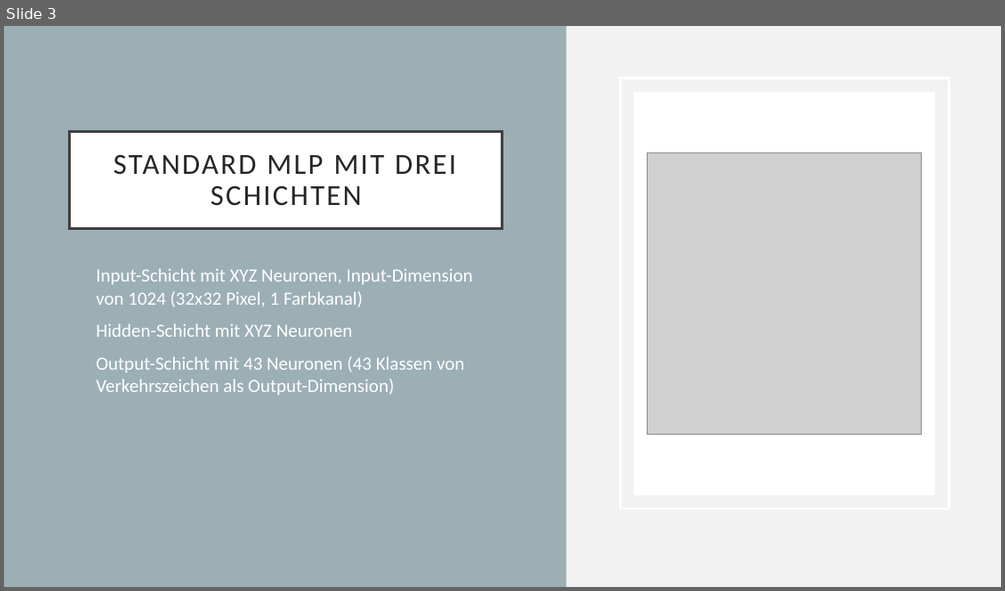
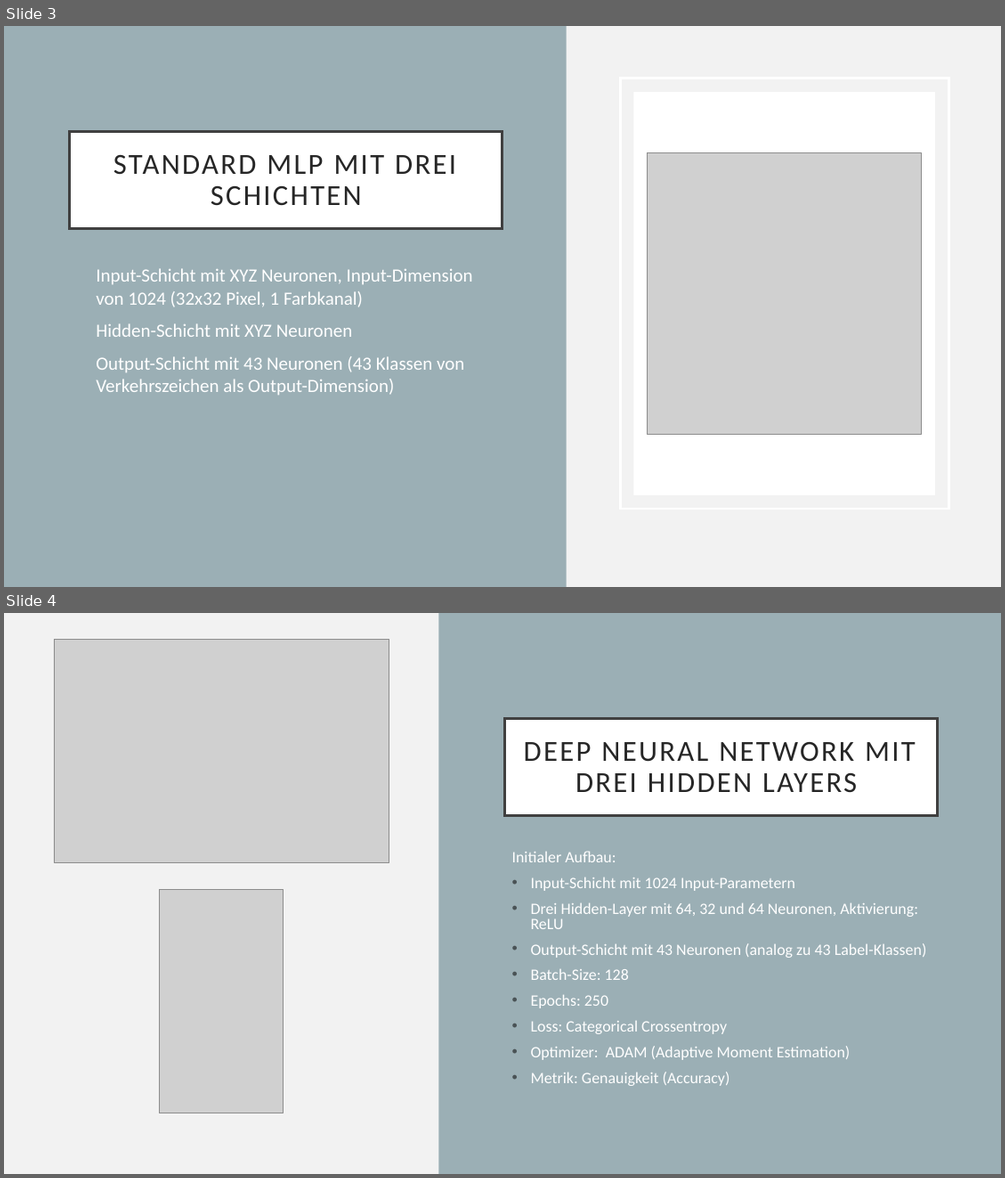
Before and after one commit to nmaaiken/neuro_modularbeit, a slide deck: Folien_Modularbeit.pptx. Shown one above the other, each under a label of ours: slide 3 before the commit, slides 3 and 4 after it. The pictures are 1005x591 and 1005x1178 pixels, drawn with LibreOffice and Linux fonts; fonts in the diff are those of the drawing; grey boxes stand for pictures. Boxes give left, top, right and bottom in pixels: in the first picture for what was removed or moved away, otherwise in the second. Text is boxed around its words. In the diff, an @@ line names an element or a change of style, - is before the commit and + after.

```diff
--- a/Folien_Modularbeit.pptx
+++ b/Folien_Modularbeit.pptx
@@ slide 4 added at (x1=4, y1=613, x2=1001, y2=1174), background #F2F2F2 @@
@@ picture added at (x1=54, y1=639, x2=389, y2=863) @@
@@ rectangle added at (x1=438, y1=613, x2=1001, y2=1174), fill #9BAFB5 @@
@@ title added at (x1=504, y1=718, x2=938, y2=816), fill #FFFFFF, outline #404040 2.5 pt, 28 pt, text #262626 @@
+DEEP NEURAL NETWORK MIT DREI HIDDEN LAYERS
@@ text added at (x1=512, y1=851, x2=927, y2=1086), 15.3 pt, text #FFFFFF @@
+Initialer Aufbau:
+• Input-Schicht mit 1024 Input-Parametern
+• Drei Hidden-Layer mit 64, 32 und 64 Neuronen, Aktivierung: ReLU
+• Output-Schicht mit 43 Neuronen (analog zu 43 Label-Klassen)
+• Batch-Size: 128
+• Epochs: 250
+• Loss: Categorical Crossentropy
+• Optimizer: ADAM (Adaptive Moment Estimation)
+• Metrik: Genauigkeit (Accuracy)
@@ picture added at (x1=160, y1=889, x2=283, y2=1112) @@
```
Also in this commit, not shown: 5 other slides added, 18 other files.
